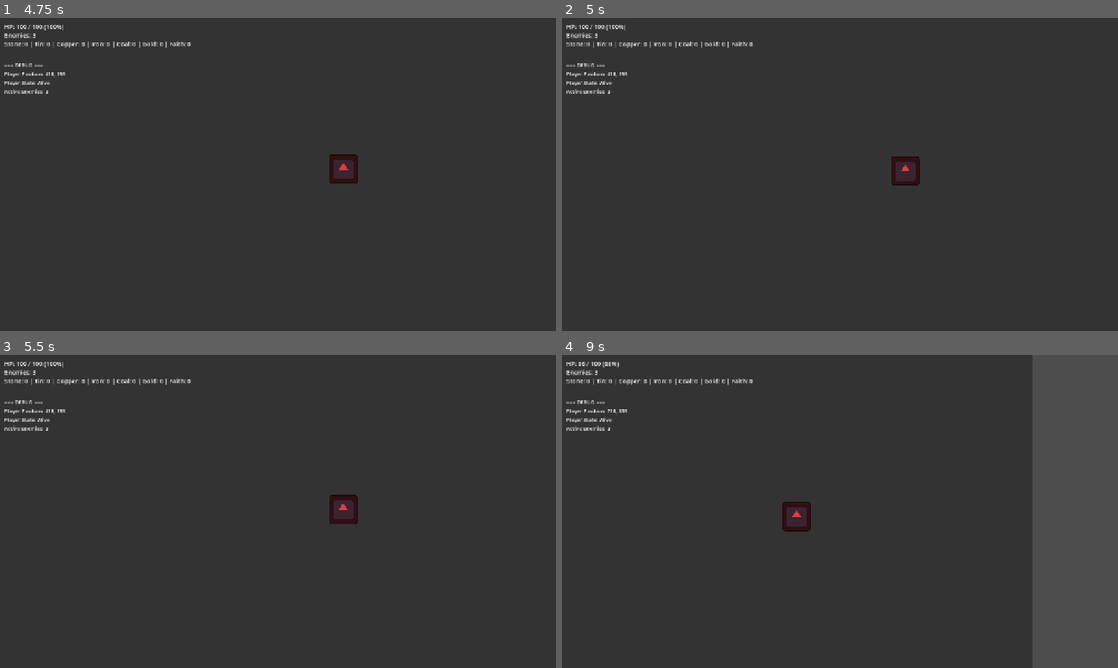
Above: before the commit, frames 1-4 (two rows, left to right).
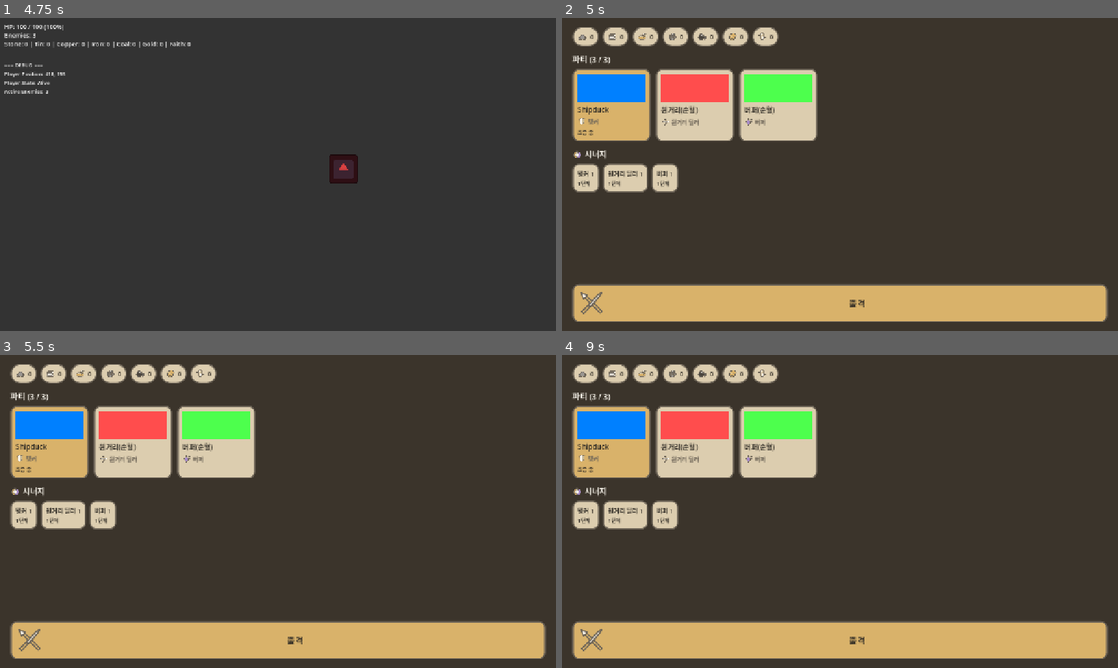
Above: after the commit, the same moments.

Repository: KADSA-OFFICIAL/Group-2
Game: Godot game, scene res://main.tscn
Two runs of this game, one before a commit and one after it. Both use one fixed random seed, a clock stepped at 60 frames per second and the inputs below. The engine's default icon, where the game draws it, is replaced by a stand-in: a white triangle on a blue panel in a dark square.
Inputs (mouse positions are in pixels of both pictures, inside the frame that each line leads up to):
- Up to frame 1 (4.75 s): click "출격" at 0.5 s; tap Enter at 1.25 s; move the mouse to (400, 158) at 1.27 s; press the mouse at (400, 158) at 1.28 s; hold Right (move_right) 1.28-2.03 s; move the mouse to (166, 190) at 2.02 s; release the mouse at (166, 190) at 2.03 s; hold Down (move_down) 2.03-2.78 s; click (166, 190) at 2.1 s; move the mouse to (333, 105) at 2.77 s; press the mouse at (333, 105) at 2.78 s; hold Right (move_right) 2.78-3.53 s; tap Space at 3.5 s; move the mouse to (250, 237) at 3.52 s; release the mouse at (250, 237) at 3.53 s; hold Up (move_up) 3.53-4.28 s; click (250, 237) at 3.6 s; move the mouse to (444, 221) at 4.27 s; press the mouse at (444, 221) at 4.28 s; hold Left (move_left) from 4.28 s (still down)
- Up to frame 2 (5 s): keep holding Left (move_left); tap Escape (open_menu, bound only after the commit) at 4.9 s
- Up to frame 3 (5.5 s): keep holding Left (move_left); move the mouse to (111, 464) at 5.02 s; release the mouse at (111, 464) at 5.03 s; click (111, 464) at 5.1 s
- Up to frame 4 (9 s): tap Enter at 5.75 s; move the mouse to (867, 511) at 5.77 s; release Left (move_left) at 5.78 s; press the mouse at (867, 511) at 5.78 s; hold Down (move_down) 5.78-6.53 s; move the mouse to (756, 433) at 6.52 s; release the mouse at (756, 433) at 6.53 s; hold Right (move_right) 6.53-7.28 s; click (756, 433) at 6.6 s; tap Space at 7.25 s; move the mouse to (962, 495) at 7.27 s; press the mouse at (962, 495) at 7.28 s; hold Up (move_up) 7.28-8.03 s; move the mouse to (728, 527) at 8.02 s; release the mouse at (728, 527) at 8.03 s; hold Right (move_right) 8.03-8.78 s; click (728, 527) at 8.1 s; move the mouse to (895, 442) at 8.77 s; press the mouse at (895, 442) at 8.78 s; hold Down (move_down) from 8.78 s (still down)

Frame 1 is identical in both runs. In frame 2, 25% of the frame differs, in the area x 0-99%, y 2-98%; in frame 3, 25%; in frame 4, 39%, in the area x 0-100%, y 0-100%.

Commit message:
fix(ui): 메뉴 키로 메인화면 재오픈 + 일시정지 정책을 ScreenManager로 이관
메인화면 v1의 두 결함을 고친다.

1) 출격으로 화면을 닫으면 다시 열 방법이 없었다.
   - project.godot [input] 에 open_menu 액션을 append 했다 (Esc).
     기존 액션은 그대로다.
   - MainScreenLauncher 가 이 입력을 받아 토글한다:
     화면이 떠 있으면 맨 위를 닫고, 없으면 메인화면을 연다.
   - 런처를 PROCESS_MODE_ALWAYS 로 두어 게임플레이가 멈춘 동안에도 입력을 받는다.
   - open_menu() 는 이미 화면이 있으면 중복해서 쌓지 않는다.

2) 일시정지 정책이 화면 쪽에 있어 새 화면마다 다시 구현해야 했다.
   - 정지 적용과 PROCESS_MODE_ALWAYS 설정을 ScreenManager 로 옮겼다.
     스택을 소유한 쪽이 처리하므로 앞으로 추가되는 화면은 자동으로 올바르게 동작한다.
   - pause_gameplay_while_open 플래그로 정책을 끌 수 있게 두었다.
   - MainScreen 에서 중복 코드를 제거했다.

검증: Godot 4.6.3 헤드리스, 17개 체크 전부 통과.
시작 시 화면·정지, 매니저가 설정한 PROCESS_MODE_ALWAYS, 중복 열기 방지,
출격 후 닫힘·재개, **메뉴 키로 재오픈 시 파티 3/3 재표시·재정지**,
토글로 재닫힘, 진입점(main.tscn) 유지. 검증 씬은 확인 후 삭제.

Co-Authored-By: Claude Opus 4.8 <noreply@anthropic.com>

Diff:
--- a/autoload/ScreenManager.gd
+++ b/autoload/ScreenManager.gd
@@ -31,8 +31,13 @@
 signal screen_popped(depth: int)
 
 # 메타 화면이 하나라도 떠 있는지 바뀔 때 (true = 화면 있음).
-# 게임플레이 쪽이 입력을 멈추거나 일시정지할지 판단하는 데 쓴다.
 signal screen_visibility_changed(has_screen: bool)
+
+# 메타 화면이 떠 있는 동안 게임플레이를 멈출지.
+# 정지 정책을 각 화면이 따로 구현하면 새 화면이 생길 때마다 빠뜨리기 쉬우므로
+# 스택을 소유한 이 시스템이 한 곳에서 처리한다.
+# (화면 노드는 자동으로 PROCESS_MODE_ALWAYS 가 되어 정지 중에도 동작한다.)
+var pause_gameplay_while_open: bool = true
 
 # 화면이 실제로 붙는 레이어. _ready()에서 만든다.
 var _layer: CanvasLayer = null
@@ -72,10 +77,13 @@
 	_layer.add_child(screen)
 	# 어떤 창 비율에서도 화면 전체를 덮게 한다.
 	screen.set_anchors_preset(Control.PRESET_FULL_RECT)
+	# 게임플레이가 멈춰도 화면은 계속 동작해야 버튼을 누를 수 있다.
+	screen.process_mode = Node.PROCESS_MODE_ALWAYS
 	_stack.append(screen)
 
 	screen_pushed.emit(screen)
 	if was_empty:
+		_apply_pause(true)
 		screen_visibility_changed.emit(true)
 	return screen
 
@@ -94,6 +102,7 @@
 
 	screen_popped.emit(_stack.size())
 	if _stack.is_empty():
+		_apply_pause(false)
 		screen_visibility_changed.emit(false)
 
 
@@ -110,8 +119,16 @@
 	for screen in _stack:
 		screen.queue_free()
 	_stack.clear()
+	_apply_pause(false)
 	screen_popped.emit(EMPTY_DEPTH)
 	screen_visibility_changed.emit(false)
+
+
+# 게임플레이 정지 상태를 적용한다. 정책이 꺼져 있으면 아무것도 하지 않는다.
+func _apply_pause(paused: bool) -> void:
+	if not pause_gameplay_while_open:
+		return
+	get_tree().paused = paused
 
 
 # ===== 조회 (Query) =====
--- a/project.godot
+++ b/project.godot
@@ -94,6 +94,11 @@
 "events": [Object(InputEventKey,"resource_local_to_scene":false,"resource_name":"","device":-1,"window_id":0,"alt_press …(191 unchanged characters)…
 ]
 }
+open_menu={
+"deadzone": 0.5,
+"events": [Object(InputEventKey,"resource_local_to_scene":false,"resource_name":"","device":-1,"window_id":0,"alt_pressed":false,"shift_pressed":false,"ctrl_pressed":false,"meta_pressed":false,"pressed":false,"keycode":4194305,"physical_keycode":0,"key_label":0,"unicode":0,"location":0,"echo":false,"script":null)
+]
+}
 
 [physics]
 
--- a/screens/main/main_screen.gd
+++ b/screens/main/main_screen.gd
@@ -34,21 +34,12 @@
 
 
 func _ready() -> void:
-	# 메타 화면이 떠 있는 동안 게임플레이는 멈춘다. 이 화면만 계속 동작한다.
-	process_mode = Node.PROCESS_MODE_ALWAYS
-	get_tree().paused = true
-
+	# 게임플레이 정지와 PROCESS_MODE_ALWAYS 는 ScreenManager 가 처리한다.
+	# 화면마다 따로 구현하면 새 화면에서 빠뜨리기 쉬우므로 여기서 다루지 않는다.
 	_build()
 
 	# 잔액 변경은 CurrencySystem이 알린다. 여기서 잔액을 보관하지 않는다.
 	CurrencySystem.currency_changed.connect(_on_currency_changed)
-
-
-func _exit_tree() -> void:
-	# 화면이 닫히면 게임플레이를 다시 돌린다.
-	# 다른 메타 화면이 남아 있으면 그 화면이 다시 멈춘다.
-	if not ScreenManager.has_screen():
-		get_tree().paused = false
 
 
 # ===== 화면 구성 =====
--- a/screens/main/main_screen_launcher.gd
+++ b/screens/main/main_screen_launcher.gd
@@ -1,6 +1,6 @@
 extends Node
 
-# 게임 시작 시 메인화면을 띄우는 진입 훅.
+# 메인화면을 여닫는 진입 훅.
 #
 # main.tscn(실제 게임플레이)의 자식으로 붙는다.
 # 진입점(run/main_scene)은 그대로 main.tscn 이며, 이 노드는 그 위에
@@ -12,9 +12,38 @@
 
 const MAIN_SCREEN := preload("res://screens/main/MainScreen.tscn")
 
+# 메뉴를 여닫는 입력 액션 (project.godot [input] 에 정의).
+const MENU_ACTION := &"open_menu"
+
 
 func _ready() -> void:
+	# 메타 화면이 떠 있으면 게임플레이가 멈추므로, 이 노드는 계속 입력을 받아야 한다.
+	process_mode = Node.PROCESS_MODE_ALWAYS
+
 	# 스테이지가 파티를 채운 뒤에 화면을 열어야 프리뷰에 멤버가 보인다.
 	# (Stage1_1._ready() -> PartySystem.set_party())
 	await get_tree().process_frame
+	open_menu()
+
+
+func _unhandled_input(event: InputEvent) -> void:
+	if not event.is_action_pressed(MENU_ACTION):
+		return
+	get_viewport().set_input_as_handled()
+	toggle_menu()
+
+
+# 메뉴 키: 화면이 떠 있으면 맨 위를 닫고, 없으면 메인화면을 연다.
+# 출격으로 화면을 닫은 뒤에도 이 키로 다시 돌아올 수 있다.
+func toggle_menu() -> void:
+	if ScreenManager.has_screen():
+		ScreenManager.pop()
+	else:
+		open_menu()
+
+
+# 메인화면을 연다. 이미 화면이 떠 있으면 중복해서 쌓지 않는다.
+func open_menu() -> void:
+	if ScreenManager.has_screen():
+		return
 	ScreenManager.push(MAIN_SCREEN)
